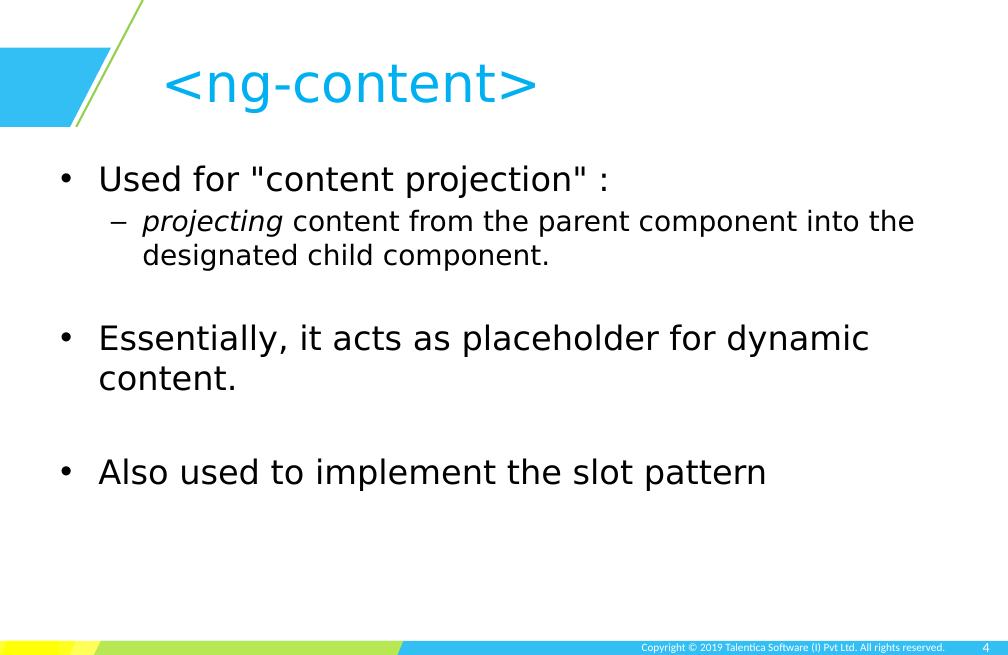
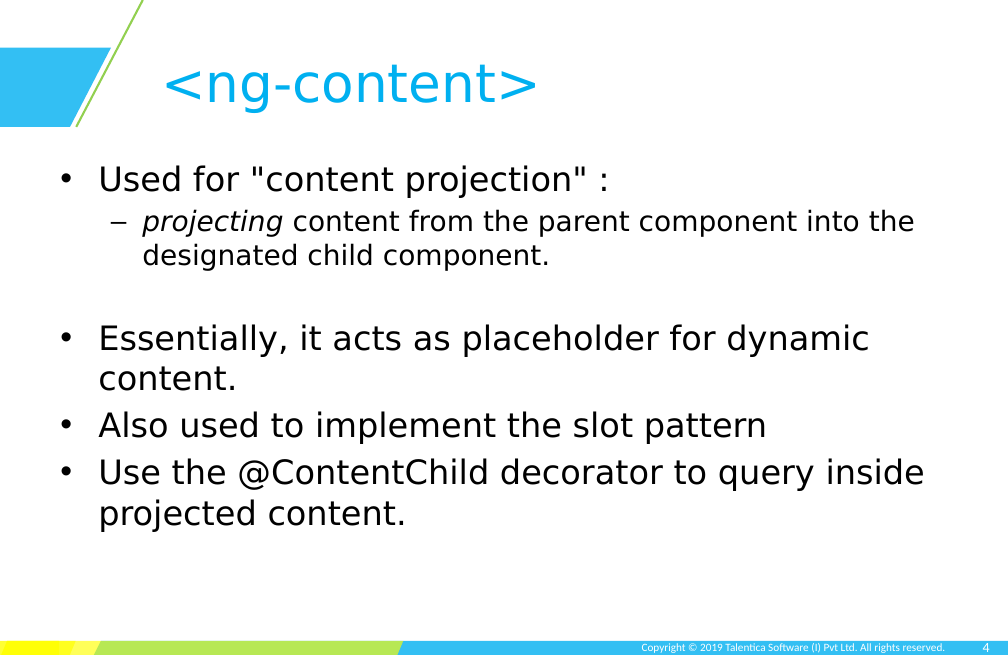
Before and after one commit to TusharRajGupt/angular-demo, a slide deck: slide 4 of session-7/Session 7.pptx. Drawn at 1008x655 pixels with LibreOffice and Linux fonts; fonts in the diff are those of the drawing; background and template pictures are left out. Boxes give left, top, right and bottom in pixels: in the first picture for what was removed or moved away, otherwise in the second. Text is boxed around its words. In the diff, an @@ line names an element or a change of style, - is before the commit and + after.

```diff
--- a/session-7/Session 7.pptx
+++ b/session-7/Session 7.pptx
@@ text at box(98, 458, 925, 532): paragraph added @@
+• Use the @ContentChild decorator to query inside projected content.
```
Also in this commit, not shown: 2 slides added, 21 other files.
